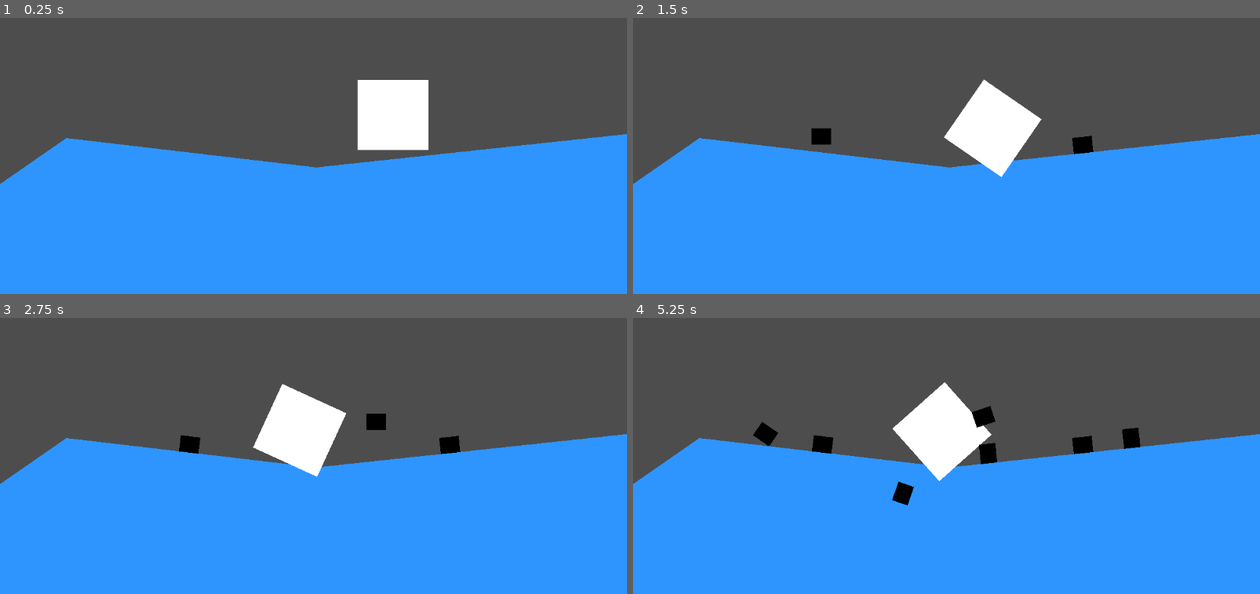
Above: before the commit, frames 1-4 (two rows, left to right).
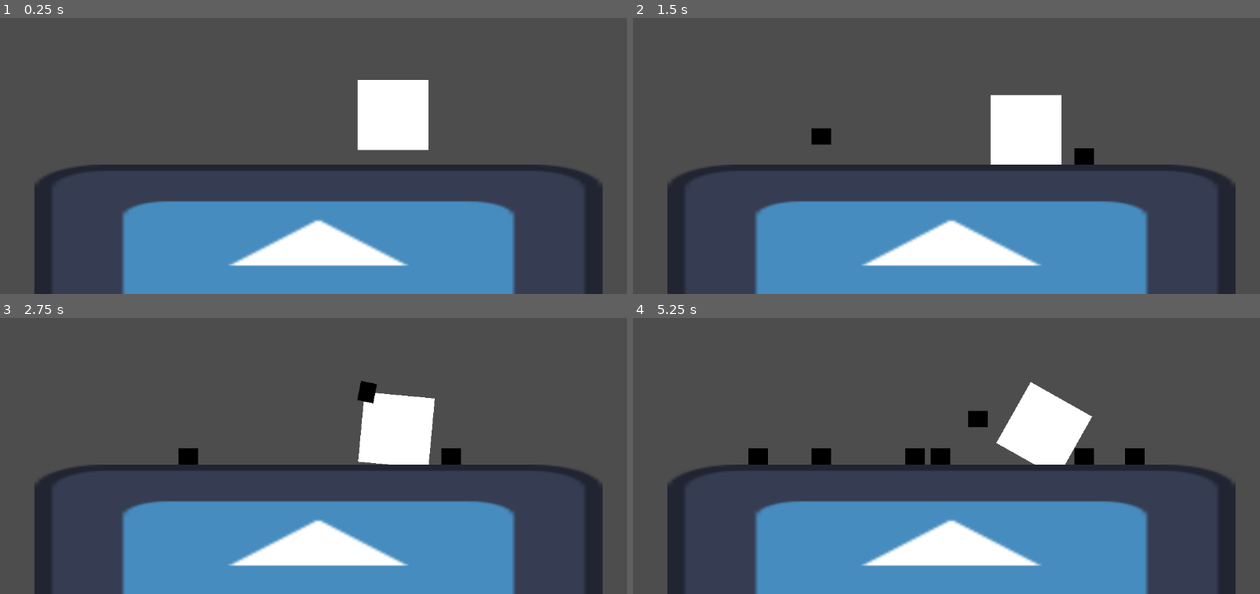
Above: after the commit, the same moments.

Repository: t0qen/baudo-game-jam-autumn
Game: Godot game, scene res://scenes/maintest.tscn
The game is run twice, just before and just after one commit, with the same random seed, the same clock (stepped at 60 frames per second) and the same inputs. The engine's default icon, where the game draws it, is replaced by a stand-in: a white triangle on a blue panel in a dark square.
Inputs (mouse positions are in pixels of both pictures, inside the frame that each line leads up to):
- Up to frame 1 (0.25 s): no input
- Up to frame 2 (1.5 s): move the mouse to (1084, 100) at 0.52 s; click (1084, 100) at 0.67 s; move the mouse to (821, 136) at 1.27 s; click (821, 136) at 1.42 s
- Up to frame 3 (2.75 s): move the mouse to (376, 340) at 2.02 s; click (376, 340) at 2.17 s
- Up to frame 4 (5.25 s): move the mouse to (915, 489) at 2.77 s; click (915, 489) at 2.92 s; move the mouse to (1134, 469) at 3.52 s; click (1134, 469) at 3.67 s; move the mouse to (758, 364) at 4.27 s; click (758, 364) at 4.42 s; move the mouse to (977, 417) at 5.02 s; click (977, 417) at 5.17 s

The runs differ from the first frame. In frame 1, 51% of the frame differs, in the area x 0-100%, y 42-100%; in frame 2, 54%; in frame 3, 57%; in frame 4, 58%, in the area x 0-100%, y 23-100%.

Commit message:
ftdryestes(

Diff:
--- /dev/null
+++ b/scenes/Terrains/Terrain_2.tscn
@@ -0,0 +1,18 @@
+[gd_scene load_steps=3 format=3 uid="uid://8k66wp0me4m7"]
+
+[ext_resource type="Script" uid="uid://cl8ppi1ccx056" path="res://scripts/terrain_2.gd" id="1_wm2uy"]
+[ext_resource type="Texture2D" uid="uid://hht7qnmjl72w" path="res://icon.svg" id="2_4cxun"]
+
+[node name="Terrain_2" type="StaticBody2D"]
+script = ExtResource("1_wm2uy")
+
+[node name="Sprite2D" type="Sprite2D" parent="."]
+position = Vector2(585, 590)
+scale = Vector2(8.15625, 2.8124995)
+texture = ExtResource("2_4cxun")
+
+[node name="CollisionPolygon2D" type="CollisionPolygon2D" parent="."]
+position = Vector2(1, 3)
+polygon = PackedVector2Array(58, 770, 57, 407, 1105, 407, 1105, 767)
+
+[node name="SubViewport" type="SubViewport" parent="."]
--- a/scenes/maintest.tscn
+++ b/scenes/maintest.tscn
@@ -1,13 +1,13 @@
 [gd_scene load_steps=4 format=3 uid="uid://ct3cra0khvoto"]
 
 [ext_resource type="Script" uid="uid://mi4jhc4pjrym" path="res://scripts/maintest.gd" id="1_527u3"]
-[ext_resource type="PackedScene" uid="uid://ccrg7xo42addi" path="res://scenes/Terrains/Terrain_1.tscn" id="1_yqf3a"]
 [ext_resource type="PackedScene" uid="uid://c57lqhed2hh6r" path="res://scenes/mannequin.tscn" id="3_527u3"]
+[ext_resource type="PackedScene" uid="uid://8k66wp0me4m7" path="res://scenes/Terrains/Terrain_2.tscn" id="3_yoalb"]
 
 [node name="Maintest" type="Node2D"]
 script = ExtResource("1_527u3")
 
-[node name="Terrain1" parent="." instance=ExtResource("1_yqf3a")]
-
 [node name="mannequin" parent="." instance=ExtResource("3_527u3")]
 position = Vector2(722, 355)
+
+[node name="Terrain_2" parent="." instance=ExtResource("3_yoalb")]
--- a/scripts/grenade.gd
+++ b/scripts/grenade.gd
@@ -9,7 +9,7 @@
 
 func _on_timer_timeout() -> void:
 	# On récupère le terrain (nom exact: "Terrain1") depuis le parent ou la scène
-	var terrain = get_parent().get_node("Terrain1")
+	var terrain = get_parent().get_node("Terrain_2")
 	if terrain != null:
 		terrain.clip(destruction_polygon)
 	queue_free()
--- /dev/null
+++ b/scripts/terrain_2.gd
@@ -0,0 +1,32 @@
+extends StaticBody2D
+
+@onready var collision_shape = $CollisionPolygon2D
+@onready var sprite2d = $Sprite2D
+
+func clip(destruction_polygon):
+	# Calculer le polygone avec offset (comme votre code actuel)
+	var offset_polygon = []
+	for point in destruction_polygon.polygon:
+		offset_polygon.append(point + destruction_polygon.global_position)
+
+	# Mettre à jour la collision (identique à votre code)
+	var result = Geometry2D.clip_polygons(collision_shape.polygon, offset_polygon)
+	if result.size() > 0:
+		collision_shape.set_deferred("polygon", result[0])
+
+	# Mettre à jour le masque du Sprite2D
+	_update_sprite_mask(offset_polygon)
+
+func _update_sprite_mask(destruction_polygon):
+	var image = sprite2d.texture.get_image()
+
+	# Convertir les coordonnées globales en coordonnées de texture
+	var texture_polygon = []
+	for point in destruction_polygon:
+		var local_point = sprite2d.to_local(point)
+		# Convertir en coordonnées de pixel de texture
+		var texture_coord = (local_point + sprite2d.texture.get_size() / 2)
+		texture_polygon.append(texture_coord)
+
+# Dessiner le polygone en noir (ou transparent) pour masquer
+# Utiliser des shaders ou manipulation directe de pixels
Not shown, added: scripts/terrain_2.gd.uid
